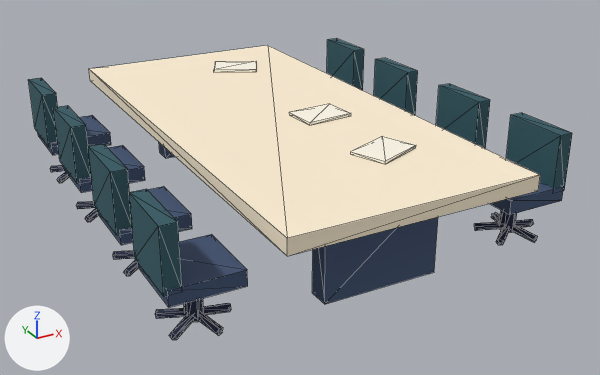
Before and after pictures for a commit that changed the glTF model assets/models/bb_office/meeting_table.glb.
Camera for both pictures: a 50 mm lens placed at (-3.3, -6.47, 3.35), pointed at (0.14, -0.22, 0.22). Lighting does not change. The marker at lower left points along +X, +Y and +Z. The first picture is the older version. Mesh edges are drawn as thin lines. Vertices at exactly the same position are counted once.

Names of what the first picture shows: 'meeting_table'.
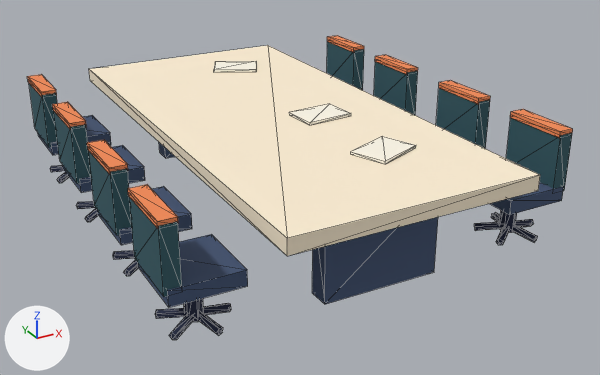
Changed parts and their boxes [x1, y1, x2, y2] in the pictures (600 x 375 px):
'meeting_table', reshaped: before [28, 38, 572, 340]; after [27, 36, 573, 340]
part 1 of me_meeting_table, added: after [27, 74, 57, 97]
part 2 of me_meeting_table, added (orange): after [52, 102, 86, 129]
part 3 of me_meeting_table, added (orange): after [87, 140, 128, 174]
part 4 of me_meeting_table, added (orange): after [128, 185, 178, 229]
part 5 of me_meeting_table, added: after [327, 36, 364, 52]
part 6 of me_meeting_table, added: after [375, 55, 418, 74]
part 7 of me_meeting_table, added (orange): after [439, 80, 491, 104]
part 8 of me_meeting_table, added (orange): after [510, 109, 573, 138]

Edits to the bpy script that builds the scene:
```text
Add mat_orange:
    mat_orange = principled_material('orange')
    mat_orange.base_color = (0.905, 0.254, 0.0887)  # orange #f48a54
    mat_orange.roughness = 0.87
Change me_meeting_table:
    used by ob_meeting_table; location = (0.0, 0.0, 0.0)
    remove me_meeting_table.from_pydata(...)  # 672 vertices, 1064 faces; spans x -1.79..1.79, y -2.28..2.28, z 0.0..1.0
    add me_meeting_table.from_pydata(...)  # 736 vertices, 1160 faces; spans x -1.8..1.8, y -2.28..2.28, z 0.0..1.03
    me_meeting_table part 1: a new loose piece, a box spanning x -1.8..-1.66, y 1.285..1.875, z 0.979..1.033, in mat_orange (orange #f48a54)
    me_meeting_table part 2: a new loose piece, a box spanning x -1.8..-1.66, y 0.265..0.855, z 0.979..1.033, in mat_orange (orange #f48a54)
    me_meeting_table part 3: a new loose piece, a box spanning x -1.8..-1.66, y -0.855..-0.265, z 0.979..1.033, in mat_orange (orange #f48a54)
    me_meeting_table part 4: a new loose piece, a box spanning x -1.8..-1.66, y -1.875..-1.285, z 0.979..1.033, in mat_orange (orange #f48a54)
    me_meeting_table part 5: a new loose piece, a box spanning x 1.66..1.8, y 1.285..1.875, z 0.979..1.033, in mat_orange (orange #f48a54)
    me_meeting_table part 6: a new loose piece, a box spanning x 1.66..1.8, y 0.265..0.855, z 0.979..1.033, in mat_orange (orange #f48a54)
    me_meeting_table part 7: a new loose piece, a box spanning x 1.66..1.8, y -0.855..-0.265, z 0.979..1.033, in mat_orange (orange #f48a54)
    me_meeting_table part 8: a new loose piece, a box spanning x 1.66..1.8, y -1.875..-1.285, z 0.979..1.033, in mat_orange (orange #f48a54)
    add me_meeting_table.materials.append(mat_orange)  # orange #f48a54
```
